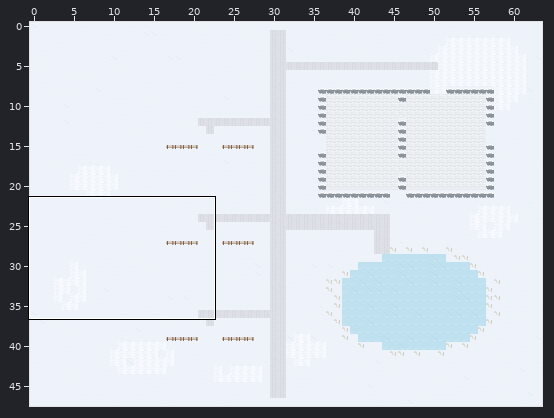
Level history. Tiled map (JSON): public/assets/maps/village.tmj. The first picture is a wide view before the edit; the outline marks the close-up.
Close-up. Earlier state:
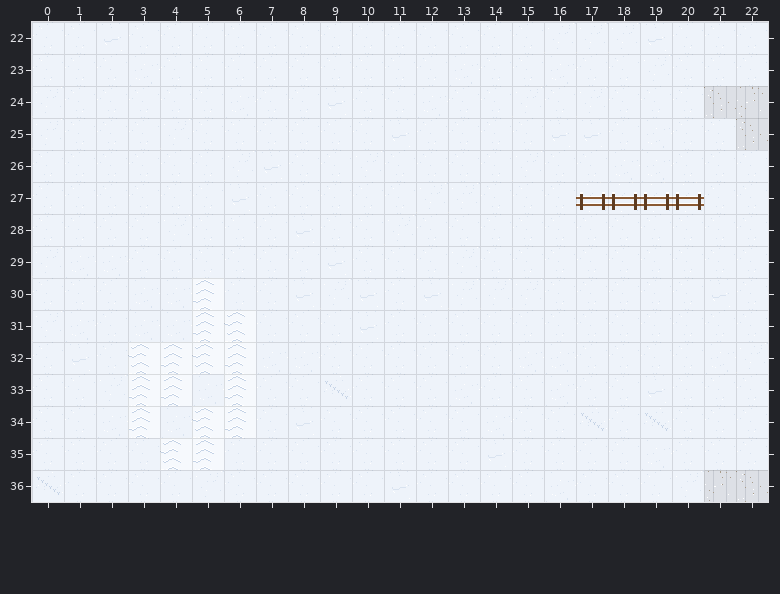
Cells are 32x32 px. Shown: x 0..22, y 22..36.
The same view after the edit:
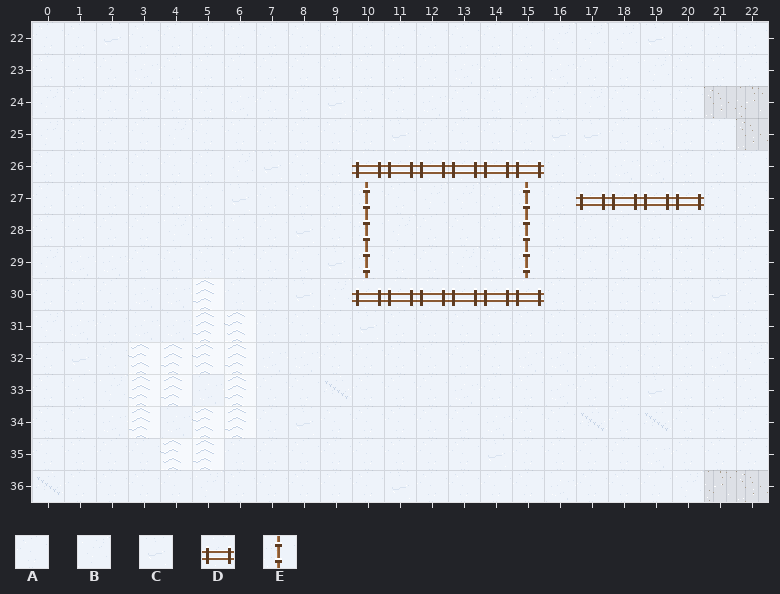
Key: from "winter": A 0, B 1, C 2, D 9, E 10.
_ is an empty cell, . an unchanged one.
From old to new:
--- layer "ground"
@@ x 10..15 @@
-26 BAAAAB
-27 A....A
-28 A....A
-29 A....A
-30 CACBBB
+26 DDDDDD
+27 E....E
+28 E....E
+29 E....E
+30 DDDDDD
Pixel boxes of the changes (left, top, right, bottom) in both close-ups:
changed: (352, 150, 544, 310)
